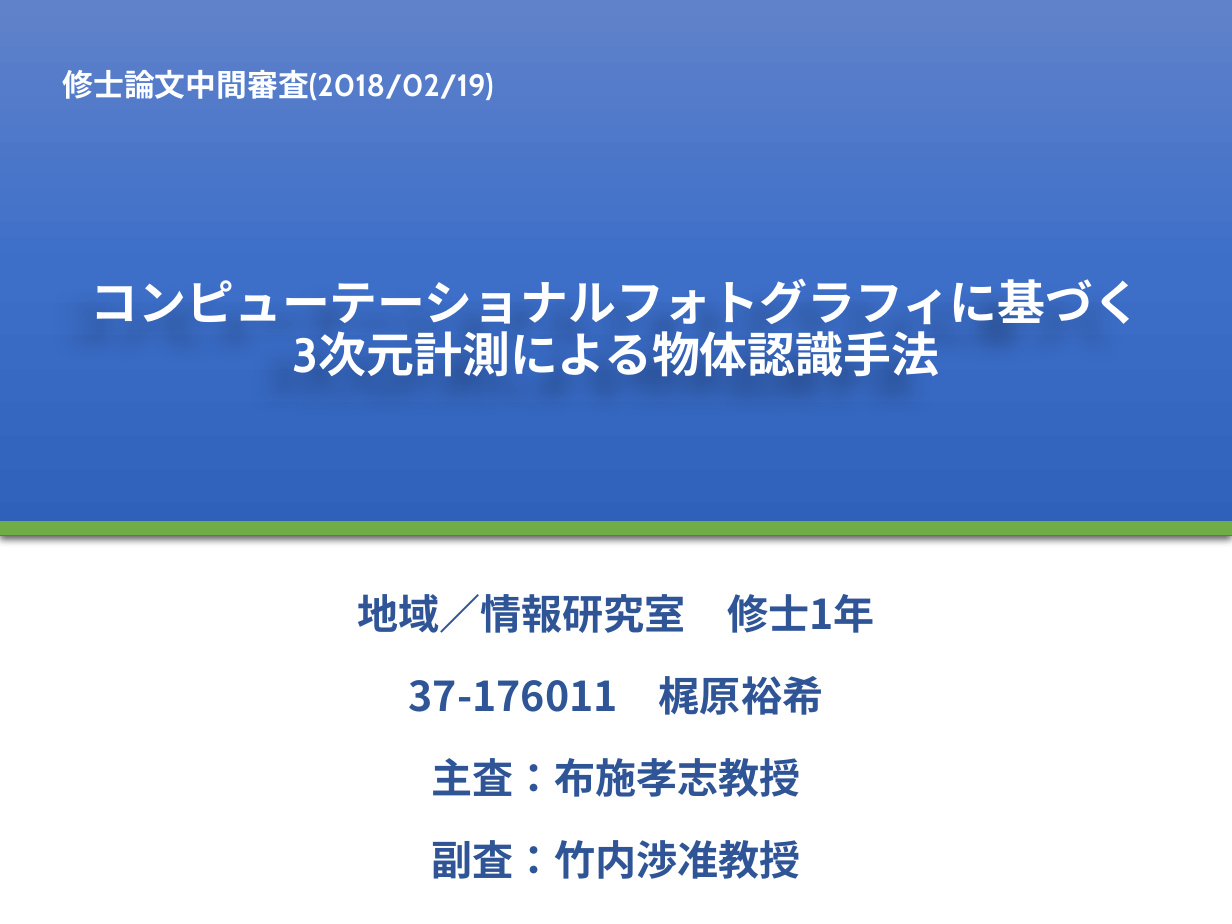
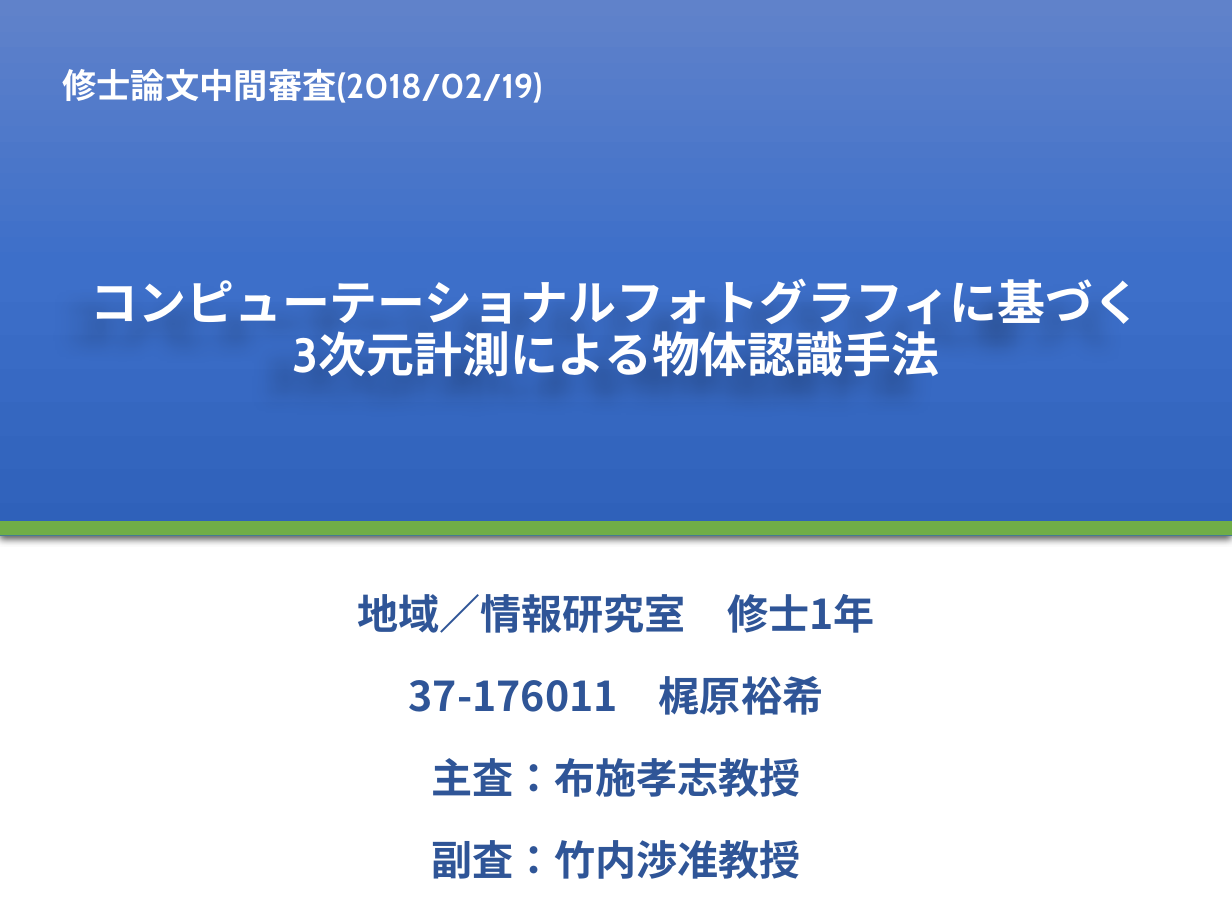
Before and after one commit to whcitizen/citizen_thesis, a slide deck: slide 1 of 03_mid_presentation/mid-presentation_20180219.pptx. Drawn at 1232x924 pixels with LibreOffice and Linux fonts; fonts in the diff are those of the drawing. Boxes give left, top, right and bottom in pixels: in the first picture for what was removed or moved away, otherwise in the second. Text is boxed around its words. In the diff, an @@ line names an element or a change of style, - is before the commit and + after.

Commit message:
180215 15:30
中間発表資料を大幅更新

```diff
--- a/03_mid_presentation/mid-presentation_20180219.pptx
+++ b/03_mid_presentation/mid-presentation_20180219.pptx
@@ text "修士論文中間審査(2018/02/19)" at (x1=62, y1=69, x2=542, y2=103): size 18 to 20 pt @@
```
Also in this commit, not shown: 11 other slides changed, 8 slides added, 3 slides removed.
